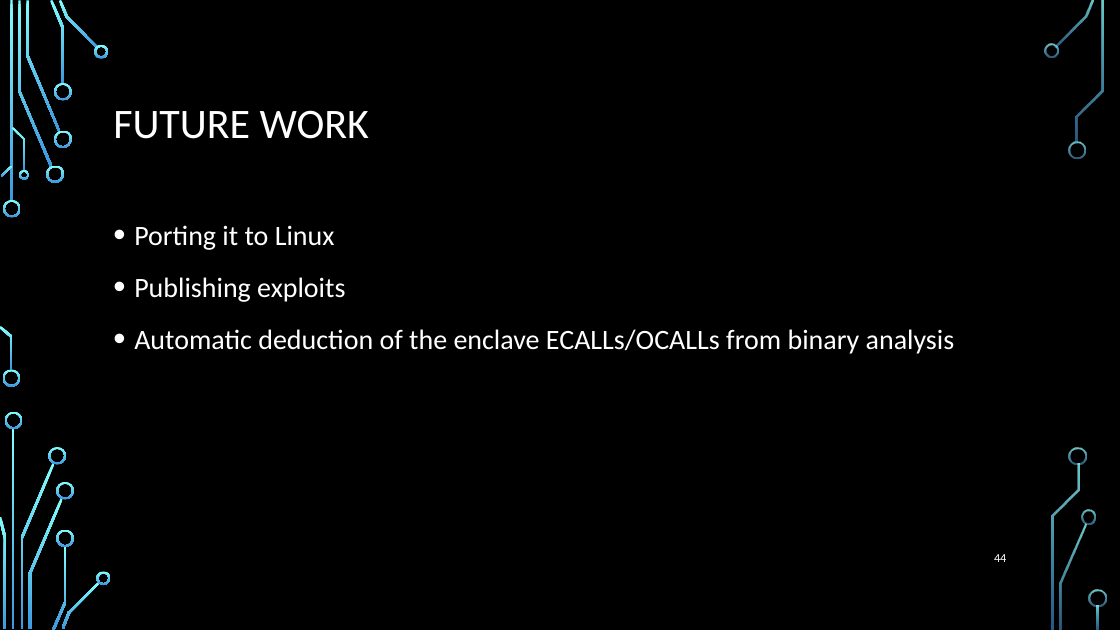
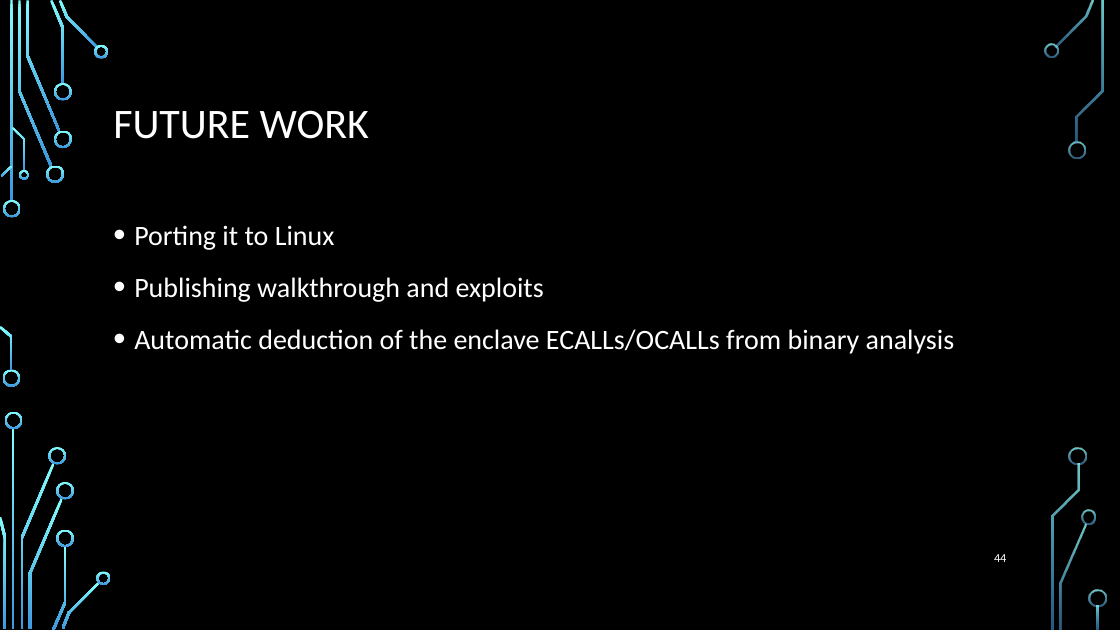
Before and after one commit to wireshrink/RECONMTL-2017, a slide deck: slide 44 of docs/SGX Enclave Programming - Common Mistakes.pptx. Drawn at 1120x630 pixels with LibreOffice and Linux fonts; fonts in the diff are those of the drawing; background and template pictures are left out. Boxes give left, top, right and bottom in pixels: in the first picture for what was removed or moved away, otherwise in the second. Text is boxed around its words. In the diff, an @@ line names an element or a change of style, - is before the commit and + after.

```diff
--- a/docs/SGX Enclave Programming - Common Mistakes.pptx
+++ b/docs/SGX Enclave Programming - Common Mistakes.pptx
@@ text at (x1=134, y1=277, x2=544, y2=302): text changed @@
-• Publishing exploits
+• Publishing walkthrough and exploits
```
Also in this commit, not shown: 5 other slides changed, 8 other files.
